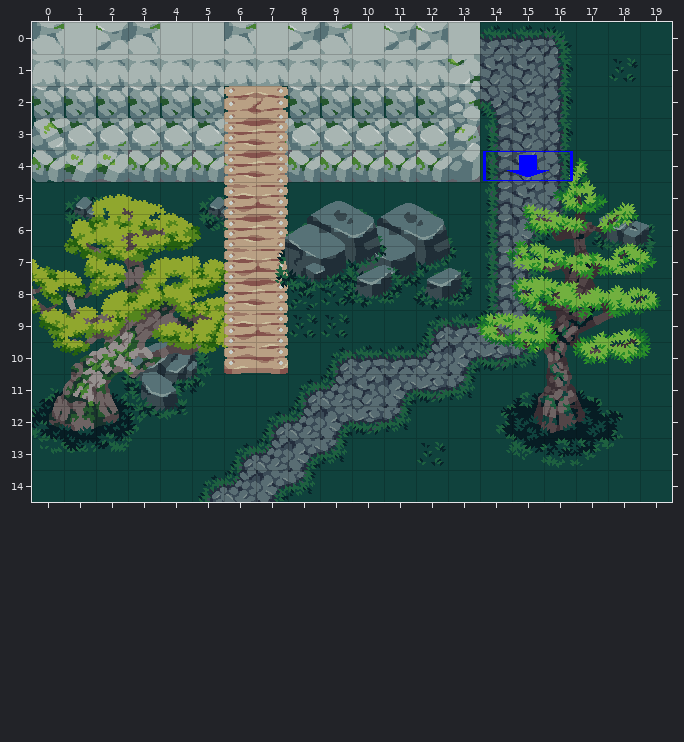
Two versions of a level (Tiled map (JSON), raw/world/test-1.tmj). The first picture shows the starting point.
Cells are 32x32 px. Shown: x 0..19, y 0..14.
Now the later version:
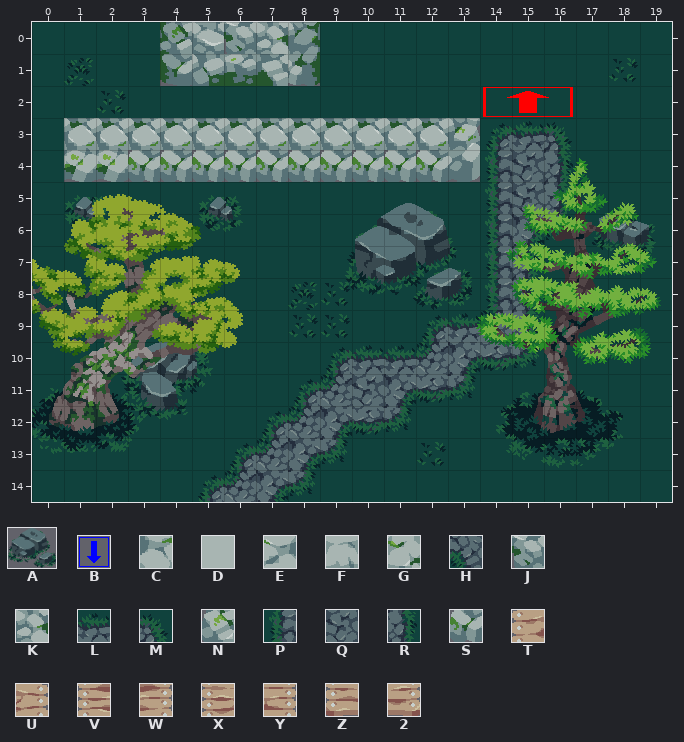
Key: from "entities": A 6 "rock4-idle-south-00", B 8 "down"; from "wishlair": C 128, D 129, E 130, F 193, G 194, H 204, J 256 "obstacle", K 258 "obstacle", L 265, M 266, N 320 "obstacle", P 328, Q 329, R 330, S 384 "obstacle", T 456, U 457, V 520, W 521, X 584, Y 585, Z 648, 2 649.
_ is an empty cell.
Objects are placed by their top-left corner, in cells (3,4 is the top-left corner of cell 3,4); size is 1x1 cell unless given.
Tiles replaced or removed in this view: 2, C, D, E, F, G, H, J, K, L, M, N, P, Q, R, S, T, U, V, W, X, Y, Z.
Changes in this commit:
Changed rows in their new state; . is an unchanged cell.
Layer "layer-2" (now hidden):
first column x 0:
 0 _________________
 1 _________________
 2 _________________
 3 _.....__......___
 4 _.....__.........
 5 ......__.........
 6 ......__.........
 7 ......__.........
 8 ......__.........
 9 ......__.........
10 ......__.........
Layer "layer-2-entities" (now hidden):
removed: B "down" at 14,4 size 3x1
removed: A "rock4-idle-south-00" at 7.6,5.6 size 4x3.3
Pixel boxes of the changes (left, top, right, bottom) in both pictures:
removed: (32, 22, 573, 374)
